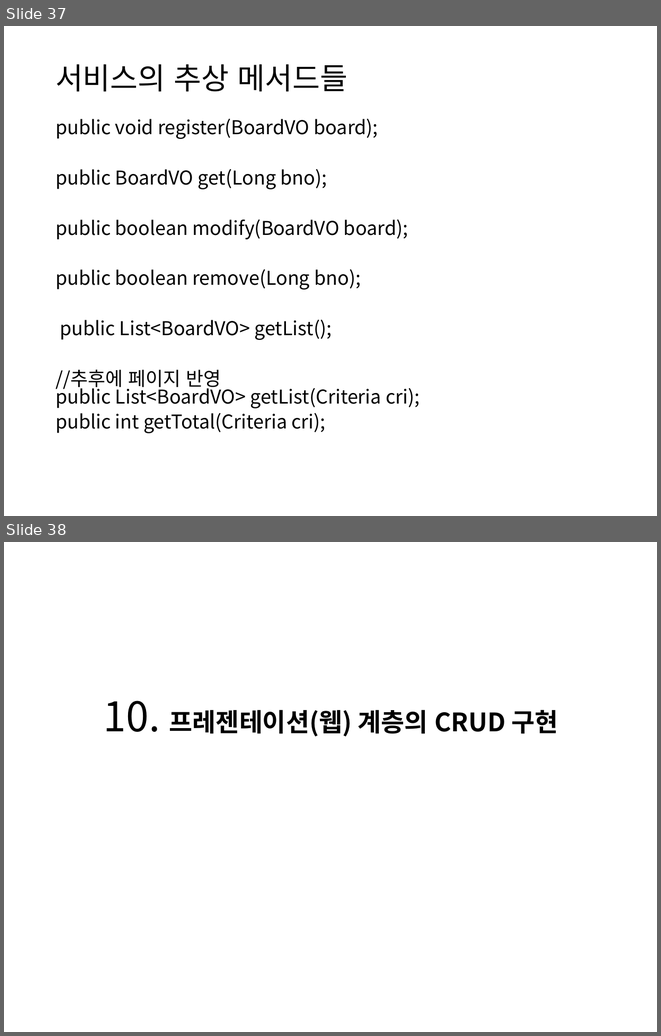
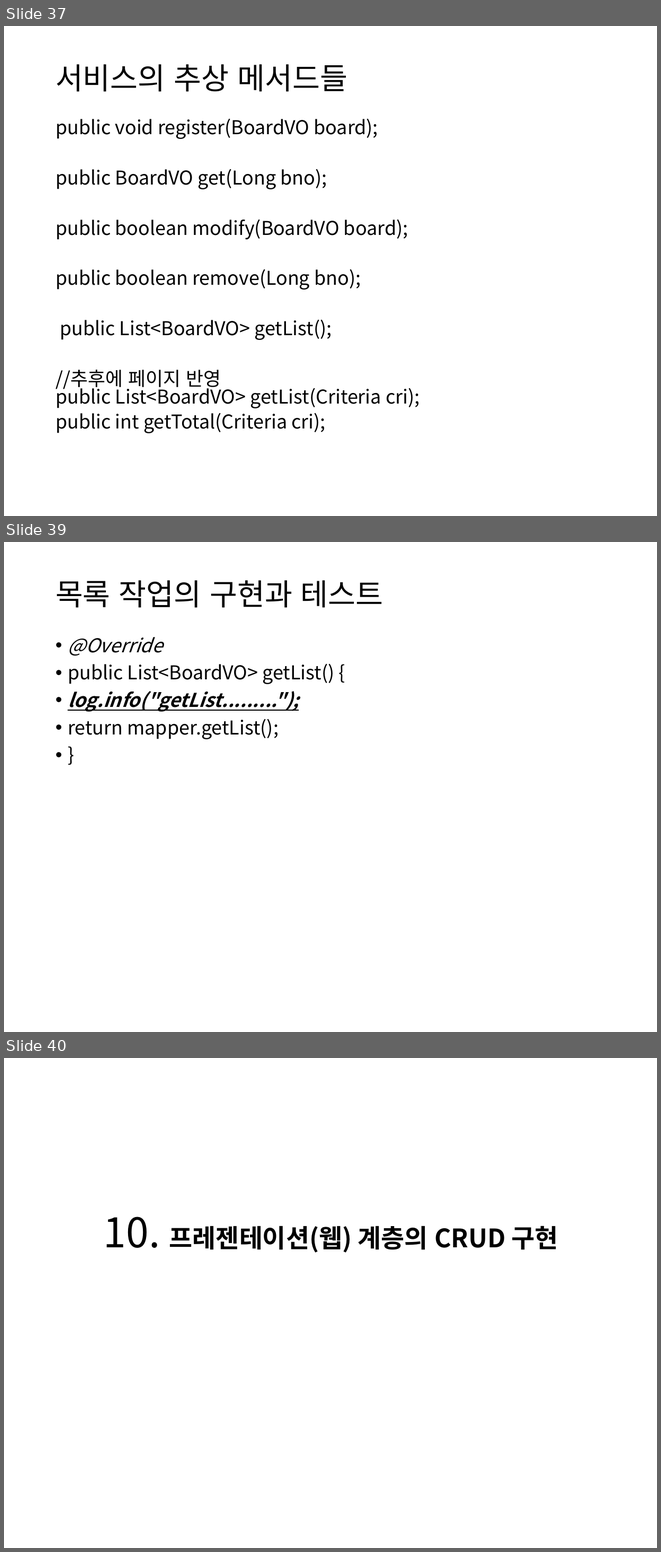
Before and after one commit to itrecipe/Web_Study_ez, a slide deck: spring - 학습자료/PART3.pptx. Shown one above the other, each under a label of ours: slides 37 and 38 before the commit, slides 37, 39 and 40 after it; the slides between them are not shown. The pictures are 661x1036 and 661x1552 pixels, drawn with LibreOffice and Linux fonts; fonts in the diff are those of the drawing. Boxes give left, top, right and bottom in pixels: in the first picture for what was removed or moved away, otherwise in the second. Text is boxed around its words. In the diff, an @@ line names an element or a change of style, - is before the commit and + after.

```diff
--- a/spring - 학습자료/PART3.pptx
+++ b/spring - 학습자료/PART3.pptx
@@ slide 39 added at bbox=[4, 542, 657, 1032], background #FFFFFF @@
@@ title added at bbox=[55, 580, 383, 608], 33 pt, text #000000 @@
+목록 작업의 구현과 테스트
@@ text added at bbox=[68, 637, 335, 739], 21 pt, text #000000 @@
+• @Override
+• public List<BoardVO> getList() {
+• log.info("getList.........");
+• return mapper.getList();
+• }
@@ what was slide 38 is now slide 40 @@
```
Also in this commit, not shown: 7 slides changed, 1 other slide added.
